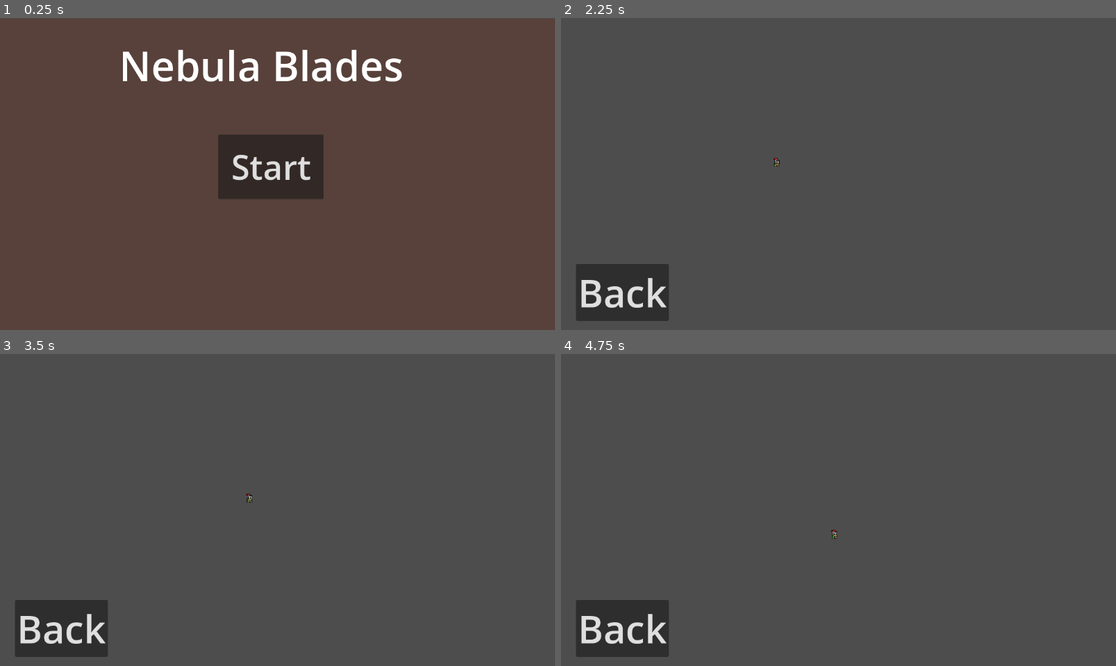
Above: before the commit, frames 1-4 (two rows, left to right).
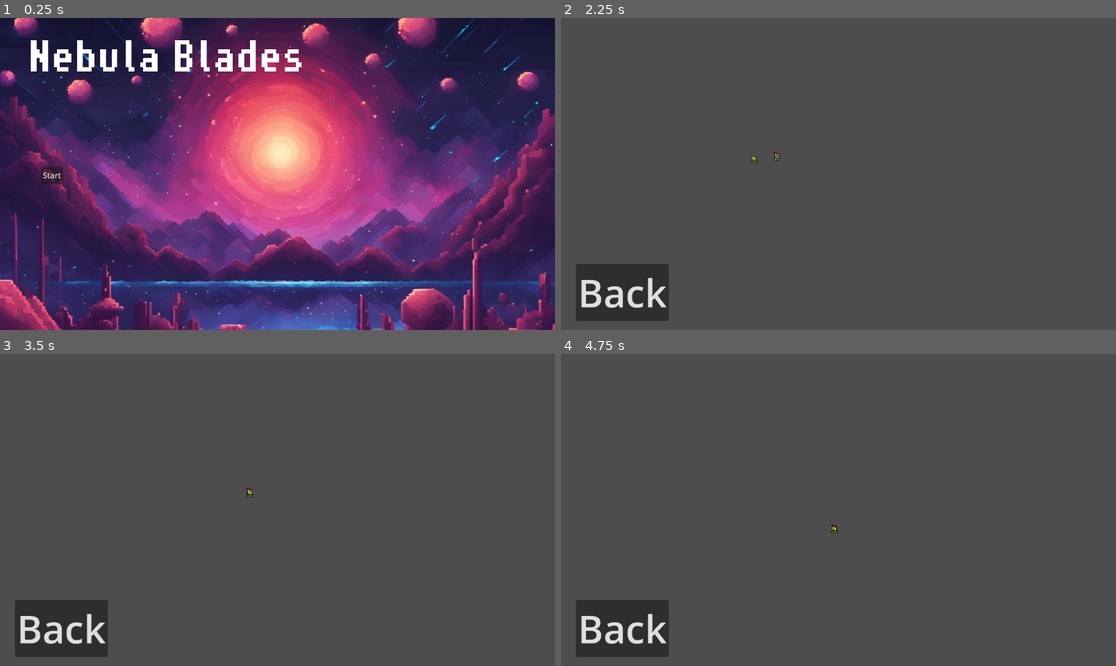
Above: after the commit, the same moments.

Repository: lorGR/NebulaBlades
Game: Godot game, scene res://scenes/main.tscn
Same seed, same stepped clock (60 frames per second), same inputs: the game is played once before the commit and once after it.
Inputs:
- Up to frame 1 (0.25 s): no input
- Up to frame 2 (2.25 s): click "Start" at 0.5 s; click "Back" at 1.25 s; click "Start" at 2 s
- Up to frame 3 (3.5 s): tap Enter at 2.75 s; hold D (right) from 2.78 s (still down)
- Up to frame 4 (4.75 s): release D (right) at 3.53 s; hold S (down) 3.53-4.28 s; tap Space at 4.25 s; hold D (right) from 4.28 s (still down)

The runs differ from the first frame. In frame 1, 100% of the frame differs, in the area x 0-100%, y 0-100%; in frame 2, less than 0.1%; in frame 3, less than 0.1%; in frame 4, less than 0.1%.

Commit message:
add a slime enemy
added folders for each entity (player, enemy, levels)
default slime script now moves towards the player :trollface:  < -- wtf u can add a trollface?

Diff:
--- a/project.godot
+++ b/project.godot
@@ -42,6 +42,11 @@
 ]
 }
 
+[physics]
+
+2d/default_gravity=0.0
+2d/default_gravity_vector=Vector2(0, 0)
+
 [rendering]
 
 textures/canvas_textures/default_texture_filter=0
--- a/scenes/CharacterBody2D.gd
+++ /dev/null
@@ -1,29 +0,0 @@
-extends CharacterBody2D
-
-
-const SPEED = 100.0
-
-# Get the gravity from the project settings to be synced with RigidBody nodes.
-var gravity = ProjectSettings.get_setting("physics/2d/default_gravity")
-
-
-func _physics_process(delta):
-	# Get the input direction and handle the movement/deceleration.
-	# As good practice, you should replace UI actions with custom gameplay actions.
-	var direction = Input.get_axis("left", "right")
-	var up = Input.get_axis("up","down")
-
-	if up:
-		position.y += up * SPEED * delta
-	else:
-		position.y -= up * SPEED * delta
-
-	if direction:
-		#velocity.x += direction * SPEED * delta
-		position.x += direction * SPEED * delta
-	else:
-		#position.x += move_toward(velocity.x, 0, SPEED)
-		position.x -= direction * SPEED * delta
-
-
-	move_and_slide()
--- a/scenes/level1.tscn
+++ b/scenes/levels/level1.tscn
@@ -1,7 +1,8 @@
-[gd_scene load_steps=3 format=3 uid="uid://dkaw0sl3nu53u"]
+[gd_scene load_steps=4 format=3 uid="uid://dkaw0sl3nu53u"]
 
-[ext_resource type="Script" path="res://scenes/level1.gd" id="1_bcn34"]
-[ext_resource type="PackedScene" uid="uid://ewndmq75243t" path="res://scenes/player.tscn" id="2_1lsva"]
+[ext_resource type="Script" path="res://scenes/levels/level1.gd" id="1_bcn34"]
+[ext_resource type="PackedScene" uid="uid://vlf7gc3sq833" path="res://scenes/player/player.tscn" id="2_1lsva"]
+[ext_resource type="PackedScene" uid="uid://ctnvkae87y5x4" path="res://scenes/npcs/slime.tscn" id="4_j261j"]
 
 [node name="Level1" type="Node2D"]
 script = ExtResource("1_bcn34")
@@ -24,4 +25,7 @@
 [node name="Player" parent="." instance=ExtResource("2_1lsva")]
 position = Vector2(448, 297)
 
+[node name="Slime" parent="." instance=ExtResource("4_j261j")]
+position = Vector2(384, 301)
+
 [connection signal="pressed" from="Control/Button" to="." method="_on_button_pressed"]
--- a/scenes/main.tscn
+++ b/scenes/main.tscn
@@ -1,8 +1,15 @@
-[gd_scene load_steps=2 format=3 uid="uid://caj417fmmy1gy"]
+[gd_scene load_steps=5 format=3 uid="uid://caj417fmmy1gy"]
 
 [ext_resource type="Script" path="res://scripts/main-menu.gd" id="1_evnen"]
+[ext_resource type="Texture2D" uid="uid://db6kupuqhhfpf" path="res://assets/background.jpg" id="2_j1okw"]
+[ext_resource type="FontFile" uid="uid://c6rancij5ql7w" path="res://assets/fonts/PixelOperator8-Bold.ttf" id="3_ln8mg"]
+
+[sub_resource type="LabelSettings" id="LabelSettings_navbt"]
+font = ExtResource("3_ln8mg")
+font_size = 64
 
 [node name="Control" type="Control"]
+clip_contents = true
 layout_mode = 3
 anchors_preset = 15
 anchor_right = 1.0
@@ -11,30 +18,33 @@
 grow_vertical = 2
 script = ExtResource("1_evnen")
 
-[node name="ColorRect" type="ColorRect" parent="."]
-layout_mode = 0
-offset_top = 1.0
-offset_right = 1152.0
-offset_bottom = 648.0
-color = Color(0.341775, 0.254547, 0.22731, 1)
+[node name="Background" type="Sprite2D" parent="."]
+position = Vector2(585, 322)
+scale = Vector2(0.897707, 0.815531)
+texture = ExtResource("2_j1okw")
 
 [node name="lbl-title" type="Label" parent="."]
 layout_mode = 0
-offset_left = 247.0
-offset_top = 40.0
-offset_right = 837.0
-offset_bottom = 156.0
+offset_left = 58.0
+offset_top = 46.0
+offset_right = 826.0
+offset_bottom = 162.0
+scale = Vector2(0.747933, 1.15927)
 theme_override_font_sizes/font_size = 85
 text = "Nebula Blades"
+label_settings = SubResource("LabelSettings_navbt")
 
 [node name="btn-start" type="Button" parent="."]
-layout_mode = 0
-offset_left = 453.0
-offset_top = 242.0
-offset_right = 671.0
-offset_bottom = 374.0
+layout_mode = 1
+anchors_preset = -1
+anchor_top = 0.5
+anchor_bottom = 0.5
+offset_left = 85.0
+offset_top = -15.5
+offset_right = 46.0
+offset_bottom = 20.0
+grow_vertical = 2
 scale = Vector2(1.00269, 1.01595)
-theme_override_font_sizes/font_size = 70
 text = "Start"
 
 [connection signal="pressed" from="btn-start" to="." method="_on_btnstart_pressed"]
--- /dev/null
+++ b/scenes/npcs/slime.gd
@@ -0,0 +1,23 @@
+extends Node2D
+
+@export var speed: float = 100.0
+var player: Node2D
+
+func _ready():
+	$Area2D.area_entered.connect(_on_area_2d_area_entered)
+	print("slime spawned")
+
+	# Find the player in the scene tree (assuming the player node is a sibling to the enemy node)
+	player = get_parent().get_node("Player")
+
+func _process(delta: float):
+	if player:
+		# Calculate the direction to the player
+		var direction = (player.global_position - global_position).normalized()
+		# Move the enemy towards the player
+		position += direction * speed * delta
+
+func _on_area_2d_area_entered(area):
+	if area.is_in_group("player_projectile"):
+		print("*takes damage* or something >_>")
+		# Add logic for taking damage or other actions
--- /dev/null
+++ b/scenes/npcs/slime.tscn
@@ -0,0 +1,91 @@
+[gd_scene load_steps=13 format=3 uid="uid://ctnvkae87y5x4"]
+
+[ext_resource type="Script" path="res://scenes/npcs/slime.gd" id="1_4d7n0"]
+[ext_resource type="Texture2D" uid="uid://bhap86w78h3qv" path="res://assets/sprites/slime_green.png" id="1_7tdle"]
+
+[sub_resource type="RectangleShape2D" id="RectangleShape2D_hjk83"]
+
+[sub_resource type="AtlasTexture" id="AtlasTexture_pk2nr"]
+atlas = ExtResource("1_7tdle")
+region = Rect2(0, 48, 24, 24)
+
+[sub_resource type="AtlasTexture" id="AtlasTexture_17ivt"]
+atlas = ExtResource("1_7tdle")
+region = Rect2(24, 48, 24, 24)
+
+[sub_resource type="AtlasTexture" id="AtlasTexture_wl3hs"]
+atlas = ExtResource("1_7tdle")
+region = Rect2(48, 48, 24, 24)
+
+[sub_resource type="AtlasTexture" id="AtlasTexture_xa2ob"]
+atlas = ExtResource("1_7tdle")
+region = Rect2(72, 48, 24, 24)
+
+[sub_resource type="AtlasTexture" id="AtlasTexture_1uecx"]
+atlas = ExtResource("1_7tdle")
+region = Rect2(0, 24, 24, 24)
+
+[sub_resource type="AtlasTexture" id="AtlasTexture_mshhf"]
+atlas = ExtResource("1_7tdle")
+region = Rect2(24, 24, 24, 24)
+
+[sub_resource type="AtlasTexture" id="AtlasTexture_78p1u"]
+atlas = ExtResource("1_7tdle")
+region = Rect2(48, 24, 24, 24)
+
+[sub_resource type="AtlasTexture" id="AtlasTexture_jh5mh"]
+atlas = ExtResource("1_7tdle")
+region = Rect2(72, 24, 24, 24)
+
+[sub_resource type="SpriteFrames" id="SpriteFrames_wnoce"]
+animations = [{
+"frames": [{
+"duration": 1.0,
+"texture": SubResource("AtlasTexture_pk2nr")
+}, {
+"duration": 1.0,
+"texture": SubResource("AtlasTexture_17ivt")
+}, {
+"duration": 1.0,
+"texture": SubResource("AtlasTexture_wl3hs")
+}, {
+"duration": 1.0,
+"texture": SubResource("AtlasTexture_xa2ob")
+}],
+"loop": true,
+"name": &"hurt",
+"speed": 5.0
+}, {
+"frames": [{
+"duration": 1.0,
+"texture": SubResource("AtlasTexture_1uecx")
+}, {
+"duration": 1.0,
+"texture": SubResource("AtlasTexture_mshhf")
+}, {
+"duration": 1.0,
+"texture": SubResource("AtlasTexture_78p1u")
+}, {
+"duration": 1.0,
+"texture": SubResource("AtlasTexture_jh5mh")
+}],
+"loop": true,
+"name": &"move",
+"speed": 5.0
+}]
+
+[node name="Slime" type="Node2D" groups=["enemy"]]
+script = ExtResource("1_4d7n0")
+
+[node name="Area2D" type="Area2D" parent="." groups=["enemy"]]
+
+[node name="CollisionShape2D" type="CollisionShape2D" parent="Area2D" groups=["enemy"]]
+shape = SubResource("RectangleShape2D_hjk83")
+
+[node name="AnimatedSprite2D" type="AnimatedSprite2D" parent="." groups=["enemy"]]
+position = Vector2(0, -12)
+sprite_frames = SubResource("SpriteFrames_wnoce")
+animation = &"move"
+autoplay = "move"
+
+[connection signal="area_entered" from="Area2D" to="." method="_on_area_2d_area_entered"]
--- a/scenes/player.gd
+++ /dev/null
@@ -1,11 +0,0 @@
-extends Node2D
-
-
-# Called when the node enters the scene tree for the first time.
-func _ready():
-	pass # Replace with function body.
-
-
-# Called every frame. 'delta' is the elapsed time since the previous frame.
-func _process(delta):
-	pass
--- a/scenes/player.tscn
+++ /dev/null
@@ -1,270 +0,0 @@
-[gd_scene load_steps=37 format=3 uid="uid://ewndmq75243t"]
-
-[ext_resource type="Texture2D" uid="uid://3axesfn1sg8k" path="res://assets/sprites/knight.png" id="1_knbht"]
-[ext_resource type="Script" path="res://scenes/CharacterBody2D.gd" id="1_ksnyu"]
-
-[sub_resource type="AtlasTexture" id="AtlasTexture_7cmqd"]
-atlas = ExtResource("1_knbht")
-region = Rect2(0, 192, 32, 32)
-
-[sub_resource type="AtlasTexture" id="AtlasTexture_i6d6c"]
-atlas = ExtResource("1_knbht")
-region = Rect2(32, 192, 32, 32)
-
-[sub_resource type="AtlasTexture" id="AtlasTexture_y3n4d"]
-atlas = ExtResource("1_knbht")
-region = Rect2(64, 192, 32, 32)
-
-[sub_resource type="AtlasTexture" id="AtlasTexture_66te3"]
-atlas = ExtResource("1_knbht")
-region = Rect2(96, 192, 32, 32)
-
-[sub_resource type="AtlasTexture" id="AtlasTexture_654ms"]
-atlas = ExtResource("1_knbht")
-region = Rect2(0, 0, 32, 32)
-
-[sub_resource type="AtlasTexture" id="AtlasTexture_4mhkd"]
-atlas = ExtResource("1_knbht")
-region = Rect2(32, 0, 32, 32)
-
-[sub_resource type="AtlasTexture" id="AtlasTexture_llnvd"]
-atlas = ExtResource("1_knbht")
-region = Rect2(64, 0, 32, 32)
-
-[sub_resource type="AtlasTexture" id="AtlasTexture_s8u48"]
-atlas = ExtResource("1_knbht")
-region = Rect2(96, 0, 32, 32)
-
-[sub_resource type="AtlasTexture" id="AtlasTexture_w8dn3"]
-atlas = ExtResource("1_knbht")
-region = Rect2(0, 160, 32, 32)
-
-[sub_resource type="AtlasTexture" id="AtlasTexture_15hfr"]
-atlas = ExtResource("1_knbht")
-region = Rect2(32, 160, 32, 32)
-
-[sub_resource type="AtlasTexture" id="AtlasTexture_pnl23"]
-atlas = ExtResource("1_knbht")
-region = Rect2(64, 160, 32, 32)
-
-[sub_resource type="AtlasTexture" id="AtlasTexture_odibp"]
-atlas = ExtResource("1_knbht")
-region = Rect2(96, 160, 32, 32)
-
-[sub_resource type="AtlasTexture" id="AtlasTexture_xqvoq"]
-atlas = ExtResource("1_knbht")
-region = Rect2(128, 160, 32, 32)
-
-[sub_resource type="AtlasTexture" id="AtlasTexture_7ev64"]
-atlas = ExtResource("1_knbht")
-region = Rect2(160, 160, 32, 32)
-
-[sub_resource type="AtlasTexture" id="AtlasTexture_butnf"]
-atlas = ExtResource("1_knbht")
-region = Rect2(192, 160, 32, 32)
-
-[sub_resource type="AtlasTexture" id="AtlasTexture_2ah57"]
-atlas = ExtResource("1_knbht")
-region = Rect2(224, 160, 32, 32)
-
-[sub_resource type="AtlasTexture" id="AtlasTexture_drmsd"]
-atlas = ExtResource("1_knbht")
-region = Rect2(0, 64, 32, 32)
-
-[sub_resource type="AtlasTexture" id="AtlasTexture_obotc"]
-atlas = ExtResource("1_knbht")
-region = Rect2(32, 64, 32, 32)
-
-[sub_resource type="AtlasTexture" id="AtlasTexture_gl3tp"]
-atlas = ExtResource("1_knbht")
-region = Rect2(64, 64, 32, 32)
-
-[sub_resource type="AtlasTexture" id="AtlasTexture_uxq3q"]
-atlas = ExtResource("1_knbht")
-region = Rect2(96, 64, 32, 32)
-
-[sub_resource type="AtlasTexture" id="AtlasTexture_c8y3b"]
-atlas = ExtResource("1_knbht")
-region = Rect2(128, 64, 32, 32)
-
-[sub_resource type="AtlasTexture" id="AtlasTexture_u5iqb"]
-atlas = ExtResource("1_knbht")
-region = Rect2(160, 64, 32, 32)
-
-[sub_resource type="AtlasTexture" id="AtlasTexture_fvcqu"]
-atlas = ExtResource("1_knbht")
-region = Rect2(192, 64, 32, 32)
-
-[sub_resource type="AtlasTexture" id="AtlasTexture_kouh8"]
-atlas = ExtResource("1_knbht")
-region = Rect2(224, 64, 32, 32)
-
-[sub_resource type="AtlasTexture" id="AtlasTexture_b2hig"]
-atlas = ExtResource("1_knbht")
-region = Rect2(0, 96, 32, 32)
-
-[sub_resource type="AtlasTexture" id="AtlasTexture_trwt4"]
-atlas = ExtResource("1_knbht")
-region = Rect2(32, 96, 32, 32)
-
-[sub_resource type="AtlasTexture" id="AtlasTexture_ljw1f"]
-atlas = ExtResource("1_knbht")
-region = Rect2(64, 96, 32, 32)
-
-[sub_resource type="AtlasTexture" id="AtlasTexture_v7duj"]
-atlas = ExtResource("1_knbht")
-region = Rect2(96, 96, 32, 32)
-
-[sub_resource type="AtlasTexture" id="AtlasTexture_s0rij"]
-atlas = ExtResource("1_knbht")
-region = Rect2(128, 96, 32, 32)
-
-[sub_resource type="AtlasTexture" id="AtlasTexture_uck2x"]
-atlas = ExtResource("1_knbht")
-region = Rect2(160, 96, 32, 32)
-
-[sub_resource type="AtlasTexture" id="AtlasTexture_2x6on"]
-atlas = ExtResource("1_knbht")
-region = Rect2(192, 96, 32, 32)
-
-[sub_resource type="AtlasTexture" id="AtlasTexture_38w1b"]
-atlas = ExtResource("1_knbht")
-region = Rect2(224, 96, 32, 32)
-
-[sub_resource type="SpriteFrames" id="SpriteFrames_n8xip"]
-animations = [{
-"frames": [{
-"duration": 1.0,
-"texture": SubResource("AtlasTexture_7cmqd")
-}, {
-"duration": 1.0,
-"texture": SubResource("AtlasTexture_i6d6c")
-}, {
-"duration": 1.0,
-"texture": SubResource("AtlasTexture_y3n4d")
-}, {
-"duration": 1.0,
-"texture": SubResource("AtlasTexture_66te3")
-}],
-"loop": true,
-"name": &"hit",
-"speed": 5.0
-}, {
-"frames": [{
-"duration": 1.0,
-"texture": SubResource("AtlasTexture_654ms")
-}, {
-"duration": 1.0,
-"texture": SubResource("AtlasTexture_4mhkd")
-}, {
-"duration": 1.0,
-"texture": SubResource("AtlasTexture_llnvd")
-}, {
-"duration": 1.0,
-"texture": SubResource("AtlasTexture_s8u48")
-}],
-"loop": true,
-"name": &"idle",
-"speed": 6.0
-}, {
-"frames": [{
-"duration": 1.0,
-"texture": SubResource("AtlasTexture_w8dn3")
-}, {
-"duration": 1.0,
-"texture": SubResource("AtlasTexture_15hfr")
-}, {
-"duration": 1.0,
-"texture": SubResource("AtlasTexture_pnl23")
-}, {
-"duration": 1.0,
-"texture": SubResource("AtlasTexture_odibp")
-}, {
-"duration": 1.0,
-"texture": SubResource("AtlasTexture_xqvoq")
-}, {
-"duration": 1.0,
-"texture": SubResource("AtlasTexture_7ev64")
-}, {
-"duration": 1.0,
-"texture": SubResource("AtlasTexture_butnf")
-}, {
-"duration": 1.0,
-"texture": SubResource("AtlasTexture_2ah57")
-}],
-"loop": true,
-"name": &"roll",
-"speed": 7.0
-}, {
-"frames": [{
-"duration": 1.0,
-"texture": SubResource("AtlasTexture_drmsd")
-}, {
-"duration": 1.0,
-"texture": SubResource("AtlasTexture_obotc")
-}, {
-"duration": 1.0,
-"texture": SubResource("AtlasTexture_gl3tp")
-}, {
-"duration": 1.0,
-"texture": SubResource("AtlasTexture_uxq3q")
-}, {
-"duration": 1.0,
-"texture": SubResource("AtlasTexture_c8y3b")
-}, {
-"duration": 1.0,
-"texture": SubResource("AtlasTexture_u5iqb")
-}, {
-"duration": 1.0,
-"texture": SubResource("AtlasTexture_fvcqu")
-}, {
-"duration": 1.0,
-"texture": SubResource("AtlasTexture_kouh8")
-}, {
-"duration": 1.0,
-"texture": SubResource("AtlasTexture_b2hig")
-}, {
-"duration": 1.0,
-"texture": SubResource("AtlasTexture_trwt4")
-}, {
-"duration": 1.0,
-"texture": SubResource("AtlasTexture_ljw1f")
-}, {
-"duration": 1.0,
-"texture": SubResource("AtlasTexture_v7duj")
-}, {
-"duration": 1.0,
-"texture": SubResource("AtlasTexture_s0rij")
-}, {
-"duration": 1.0,
-"texture": SubResource("AtlasTexture_uck2x")
-}, {
-"duration": 1.0,
-"texture": SubResource("AtlasTexture_2x6on")
-}, {
-"duration": 1.0,
-"texture": SubResource("AtlasTexture_38w1b")
-}],
-"loop": true,
-"name": &"run",
-"speed": 8.0
-}]
-
-[sub_resource type="RectangleShape2D" id="RectangleShape2D_6tyl7"]
-size = Vector2(8, 13)
-
-[node name="Player" type="Node2D"]
-
-[node name="CharacterBody2D" type="CharacterBody2D" parent="."]
-position = Vector2(0, 5)
-script = ExtResource("1_ksnyu")
-
-[node name="AnimatedSprite2D" type="AnimatedSprite2D" parent="CharacterBody2D"]
-position = Vector2(0, -5)
-sprite_frames = SubResource("SpriteFrames_n8xip")
-animation = &"idle"
-autoplay = "idle"
-frame_progress = 0.00609572
-
-[node name="CollisionShape2D" type="CollisionShape2D" parent="CharacterBody2D"]
-shape = SubResource("RectangleShape2D_6tyl7")
--- /dev/null
+++ b/scenes/player/player.gd
@@ -0,0 +1,26 @@
+extends Node2D
+
+const SPEED = 100.0
+
+func _physics_process(delta):
+	# Get the input direction and handle the movement/deceleration.
+	# As good practice, you should replace UI actions with custom gameplay actions.
+	var direction = Input.get_axis("left", "right")
+	var up = Input.get_axis("up", "down")
+
+	if up != 0:
+		position.y += up * SPEED * delta
+
+	if direction != 0:
+		position.x += direction * SPEED * delta
+
+func _ready():
+	$Area2D.area_entered.connect(_on_area_2d_area_entered)
+
+func _on_area_2d_area_entered(area):
+	if area.is_in_group("enemy"):
+		print("An enemy touched me Q_Q")
+		# Take damage or die or whatever
+
+	elif area.is_in_group("collectible"):
+		print("Collected something")
--- /dev/null
+++ b/scenes/player/player.tscn
@@ -0,0 +1,61 @@
+[gd_scene load_steps=9 format=3 uid="uid://vlf7gc3sq833"]
+
+[ext_resource type="Script" path="res://scenes/player/player.gd" id="1_kadv5"]
+[ext_resource type="Texture2D" uid="uid://3axesfn1sg8k" path="res://assets/sprites/knight.png" id="1_knbht"]
+
+[sub_resource type="RectangleShape2D" id="RectangleShape2D_vgr8m"]
+size = Vector2(9, 13)
+
+[sub_resource type="AtlasTexture" id="AtlasTexture_7mo32"]
+atlas = ExtResource("1_knbht")
+region = Rect2(0, 0, 32, 32)
+
+[sub_resource type="AtlasTexture" id="AtlasTexture_xm5vm"]
+atlas = ExtResource("1_knbht")
+region = Rect2(32, 0, 32, 32)
+
+[sub_resource type="AtlasTexture" id="AtlasTexture_x7tlh"]
+atlas = ExtResource("1_knbht")
+region = Rect2(64, 0, 32, 32)
+
+[sub_resource type="AtlasTexture" id="AtlasTexture_7v4cy"]
+atlas = ExtResource("1_knbht")
+region = Rect2(96, 0, 32, 32)
+
+[sub_resource type="SpriteFrames" id="SpriteFrames_7kx21"]
+animations = [{
+"frames": [{
+"duration": 1.0,
+"texture": SubResource("AtlasTexture_7mo32")
+}, {
+"duration": 1.0,
+"texture": SubResource("AtlasTexture_xm5vm")
+}, {
+"duration": 1.0,
+"texture": SubResource("AtlasTexture_x7tlh")
+}, {
+"duration": 1.0,
+"texture": SubResource("AtlasTexture_7v4cy")
+}],
+"loop": true,
+"name": &"idle",
+"speed": 5.0
+}]
+
+[node name="Player" type="Node2D" groups=["player"]]
+script = ExtResource("1_kadv5")
+
+[node name="Area2D" type="Area2D" parent="." groups=["player"]]
+
+[node name="CollisionShape2D" type="CollisionShape2D" parent="Area2D" groups=["player"]]
+position = Vector2(-0.5, -6.5)
+shape = SubResource("RectangleShape2D_vgr8m")
+
+[node name="AnimatedSprite2D" type="AnimatedSprite2D" parent="." groups=["player"]]
+position = Vector2(0, -12)
+sprite_frames = SubResource("SpriteFrames_7kx21")
+animation = &"idle"
+autoplay = "idle"
+frame_progress = 0.916529
+
+[connection signal="area_entered" from="Area2D" to="." method="_on_area_2d_area_entered"]
--- a/scenes/test.tscn
+++ /dev/null
@@ -1,6 +0,0 @@
-[gd_scene format=3 uid="uid://b3hjtsk7m88p3"]
-
-[node name="TextEdit" type="TextEdit"]
-offset_right = 209.0
-offset_bottom = 69.0
-text = "Test"
--- a/scripts/main-menu.gd
+++ b/scripts/main-menu.gd
@@ -11,6 +11,6 @@
 
 
 func _on_btnstart_pressed():
-	var level1 = "res://scenes/level1.tscn"
+	var level1 = "res://scenes/levels/level1.tscn"
 	get_tree().change_scene_to_file(level1)
 	print("Start BTN Pressed")
Not shown, removed: assets/New Text Document.txt
Binary file added: assets/background.jpg
Not shown, added: assets/background.jpg.import
Binary file added: assets/fonts/Crang.ttf
Not shown, added: assets/fonts/Crang.ttf.import
Renamed: scenes/level1.gd -> scenes/levels/level1.gd
Not shown, added: assets/bac5264.tmp
Not shown, added: assets/bacEEC4.tmp
